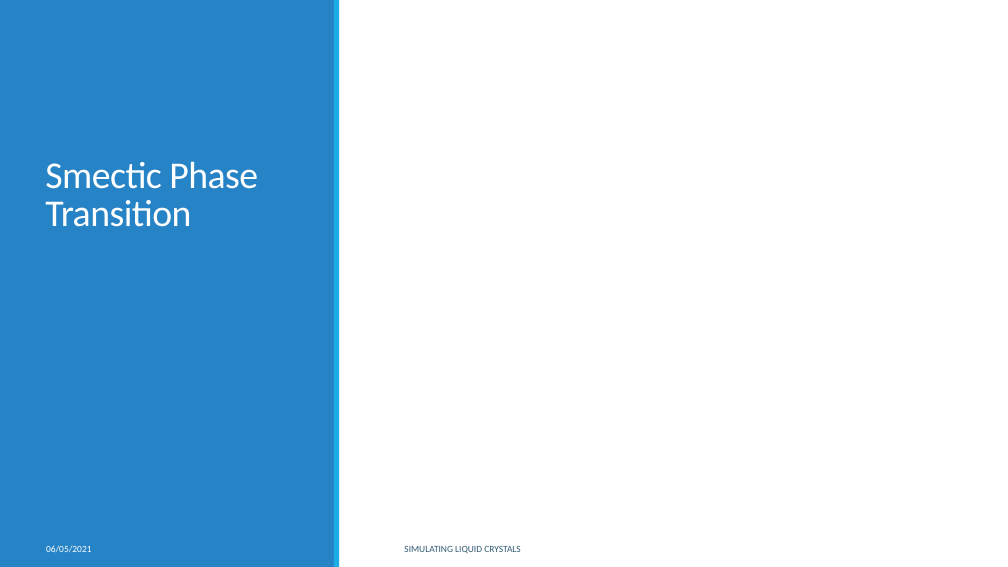
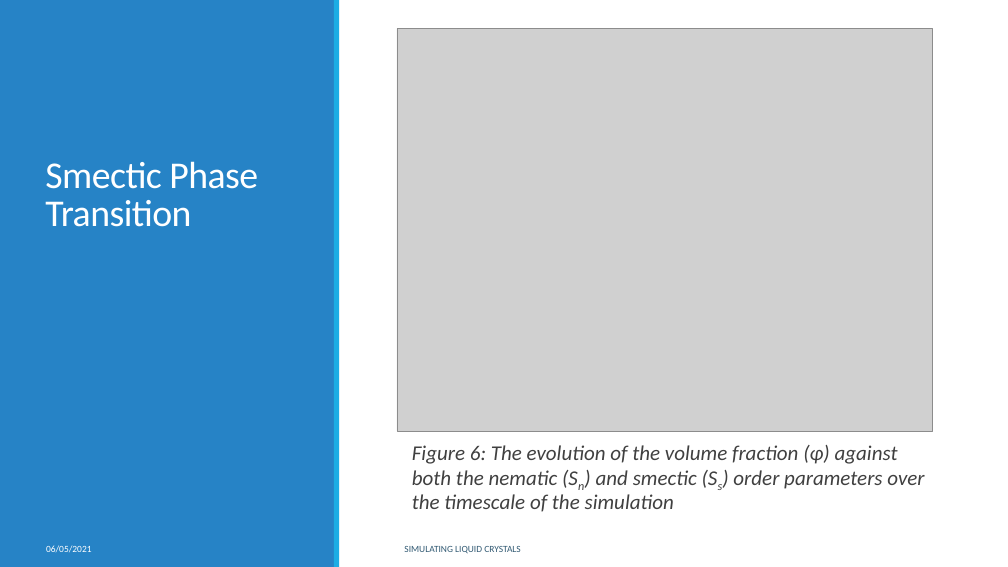
Before and after one commit to KCGallagher/LC_Project, a slide deck: slide 12 of Report/Presentation/Simulating Liquid Crystals.pptx. Drawn at 1008x567 pixels with LibreOffice and Linux fonts; fonts in the diff are those of the drawing; grey boxes stand for pictures; background and template pictures are left out. Boxes give left, top, right and bottom in pixels: in the first picture for what was removed or moved away, otherwise in the second. Text is boxed around its words. In the diff, an @@ line names an element or a change of style, - is before the commit and + after.

```diff
--- a/Report/Presentation/Simulating Liquid Crystals.pptx
+++ b/Report/Presentation/Simulating Liquid Crystals.pptx
@@ picture added at [397,29,933,431] @@
@@ text added at [412,445,924,509], 20 pt, text #404040, italic @@
+  Figure 6: The evolution of the volume fraction (φ) against both the nematic (Sn) and smectic (Ss) order parameters over the timescale of the simulation
```
Also in this commit, not shown: 1 other slide changed, 2 other files.
